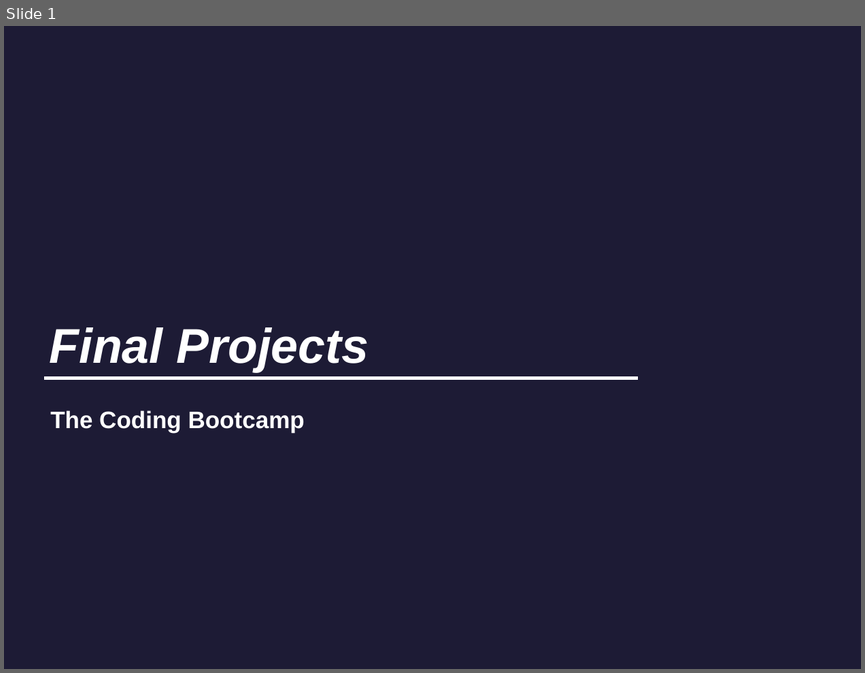
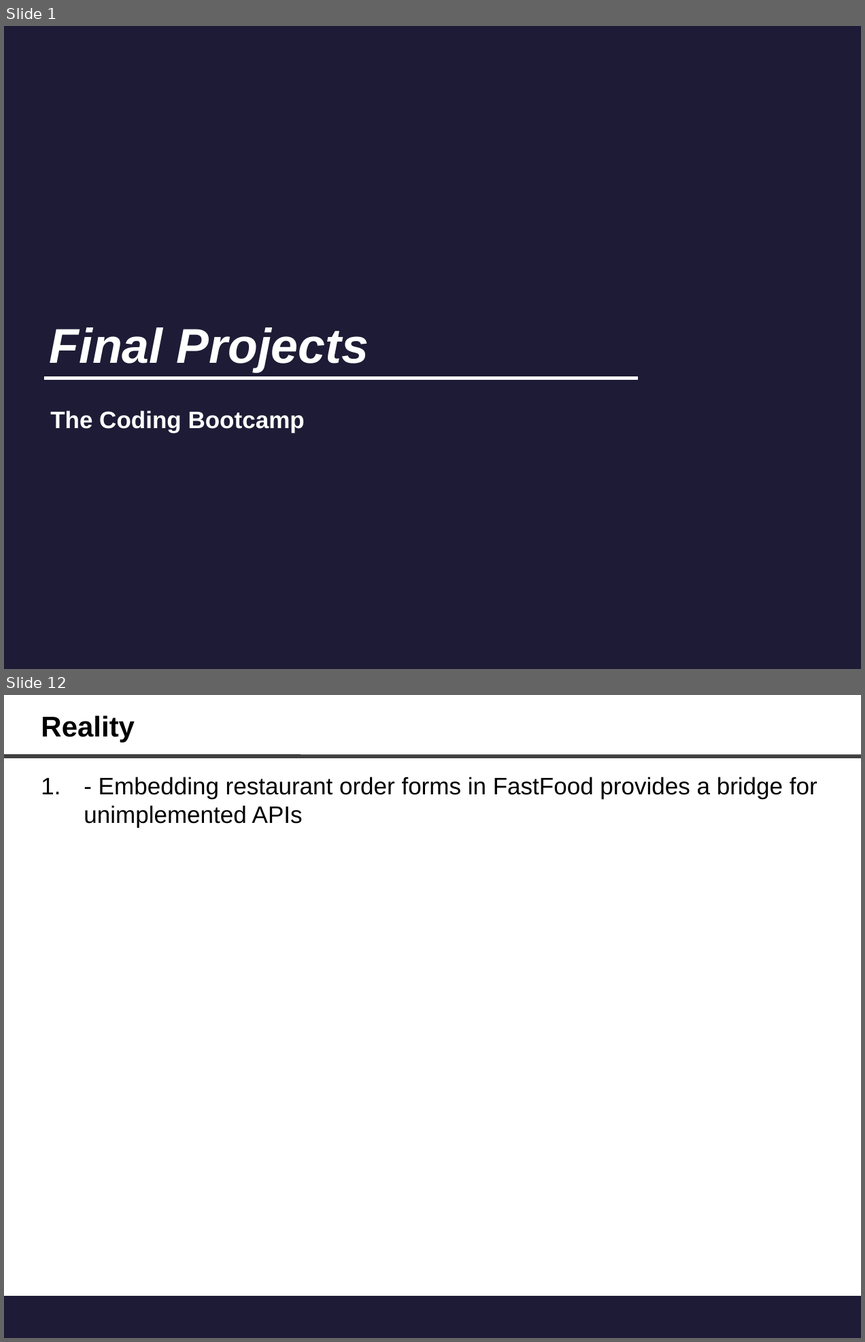
Before and after one commit to chaseleinart/FastFood, a slide deck: public/app_concept/FinalProject.odp. Shown one above the other, each under a label of ours: slide 1 before the commit, slides 1 and 12 after it; the slides between them are not shown. The pictures are 865x673 and 865x1342 pixels, drawn with LibreOffice and Linux fonts; fonts in the diff are those of the drawing; background and template pictures are left out. Boxes give left, top, right and bottom in pixels: in the first picture for what was removed or moved away, otherwise in the second. Text is boxed around its words. In the diff, an @@ line names an element or a change of style, - is before the commit and + after.

```diff
--- a/public/app_concept/FinalProject.odp
+++ b/public/app_concept/FinalProject.odp
@@ slide 12 added at <box>4,695,861,1338</box>, background #FFFFFF @@
@@ text added at <box>41,715,135,743</box>, 24 pt, text #000000, bold @@
+Reality
@@ line added from (4, 756) to (861, 757), #404040 3.26 pt @@
@@ text added at <box>84,777,817,828</box>, 20 pt, text #000000 @@
+1. - Embedding restaurant order forms in FastFood provides a bridge for unimplemented APIs
@@ rectangle added at <box>4,1295,861,1338</box>, fill #1D1B35 @@
```
Also in this commit, not shown: 10 other slides added, 21 slides removed, 11 other files.
